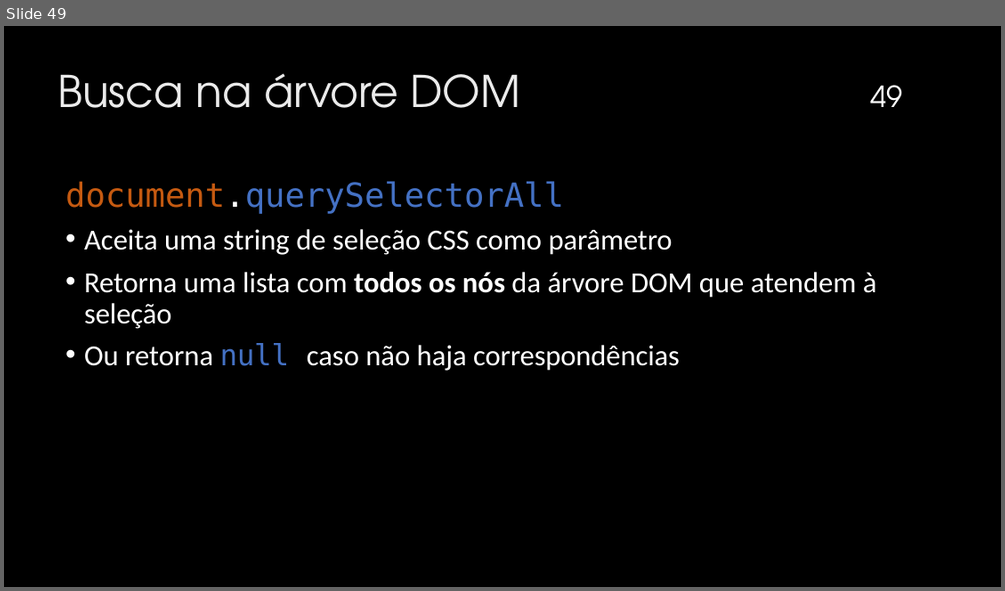
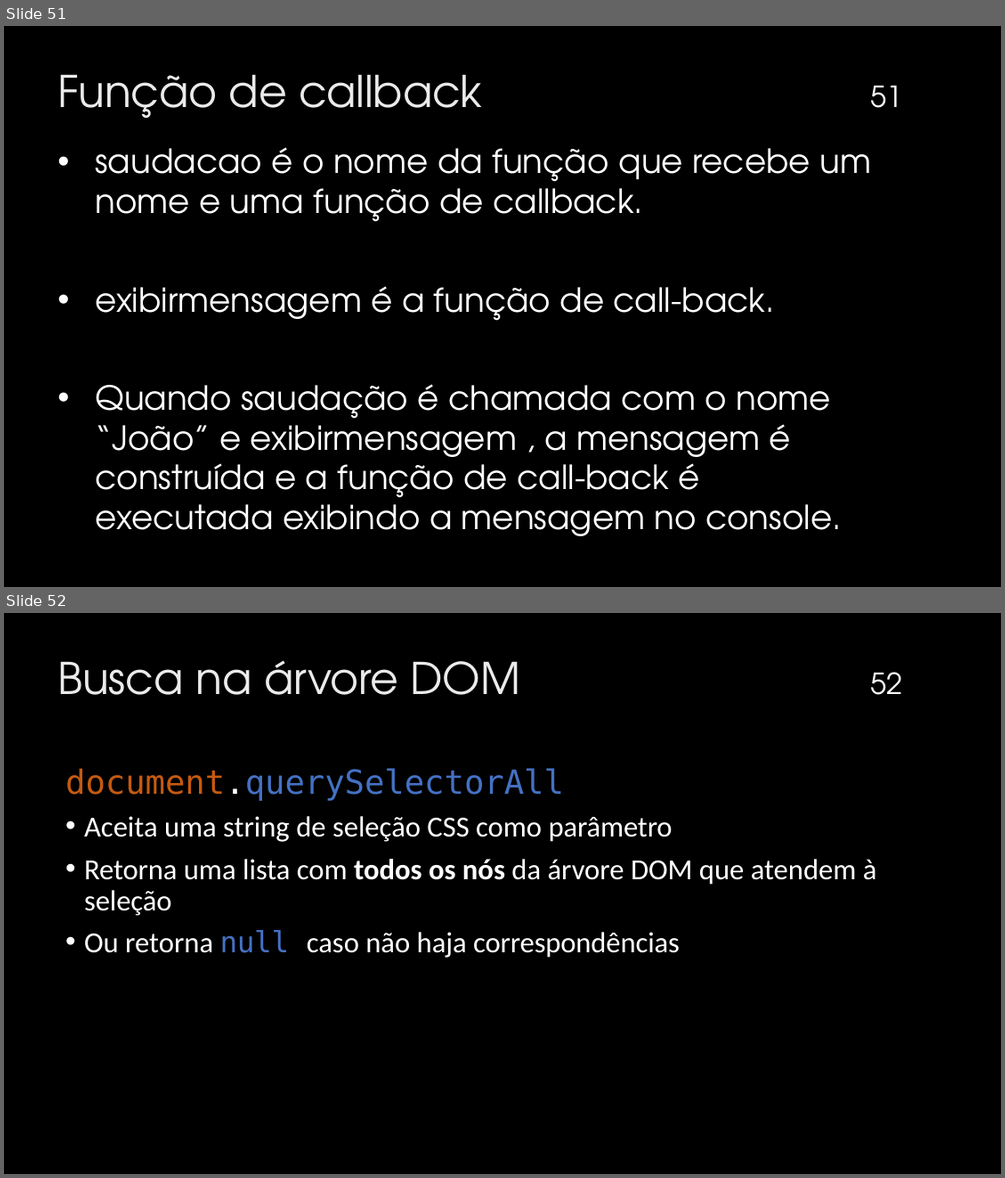
Before and after one commit to mizaelcarlos/Infonet---3-Ano-2025, a slide deck: Programação Client-Side/JavaScript.pptx. Shown one above the other, each under a label of ours: slide 49 before the commit, slides 51 and 52 after it. The pictures are 1005x591 and 1005x1178 pixels, drawn with LibreOffice and Linux fonts; fonts in the diff are those of the drawing; background and template pictures are left out. Boxes give left, top, right and bottom in pixels: in the first picture for what was removed or moved away, otherwise in the second. Text is boxed around its words. In the diff, an @@ line names an element or a change of style, - is before the commit and + after.

```diff
--- a/Programação Client-Side/JavaScript.pptx
+++ b/Programação Client-Side/JavaScript.pptx
@@ slide 51 added at (4, 26, 1001, 587), background picture (left out) @@
@@ title added at (58, 74, 482, 118), 42 pt, text #EBEBEB @@
+Função de callback
@@ page number added at (870, 86, 902, 108), 28 pt, text #FFFFFF @@
+51
@@ text added at (95, 147, 871, 536), 32 pt, text #FFFFFF @@
+• saudacao é o nome da função que recebe um nome e uma função de callback.
+• exibirmensagem é a função de call-back.
+• Quando saudação é chamada com o nome “João” e exibirmensagem , a mensagem é construída e a função de call-back é executada exibindo a mensagem no console.
@@ what was slide 49 is now slide 52 @@
@@ page number at (870, 672, 902, 695): text changed @@
-49
+52
```
Also in this commit, not shown: 16 other slides added, 3 slides removed, 16 other files.
